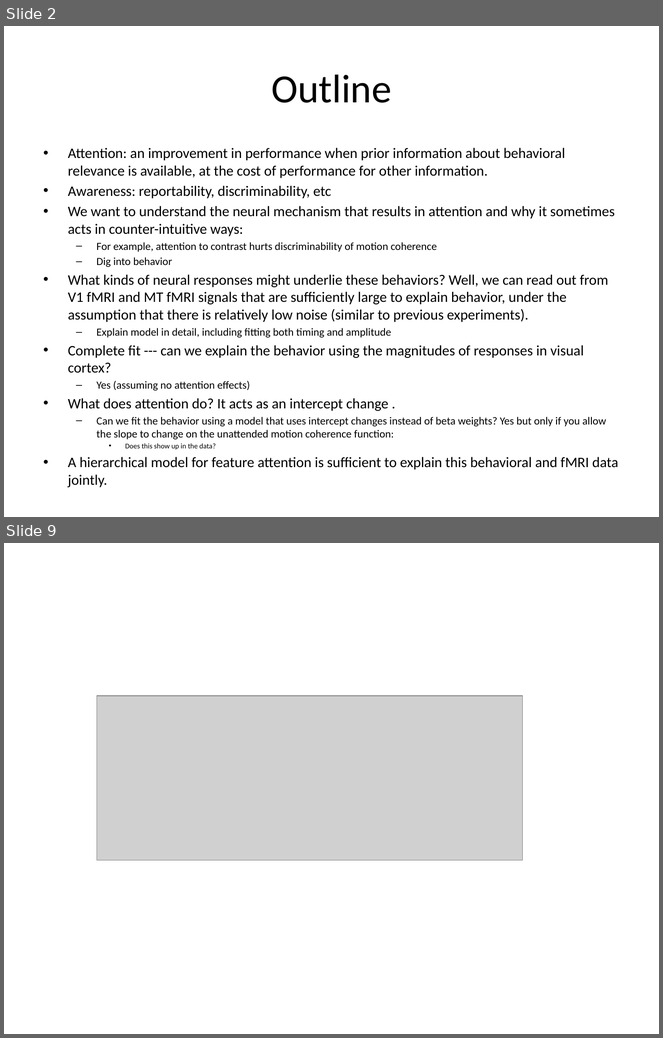
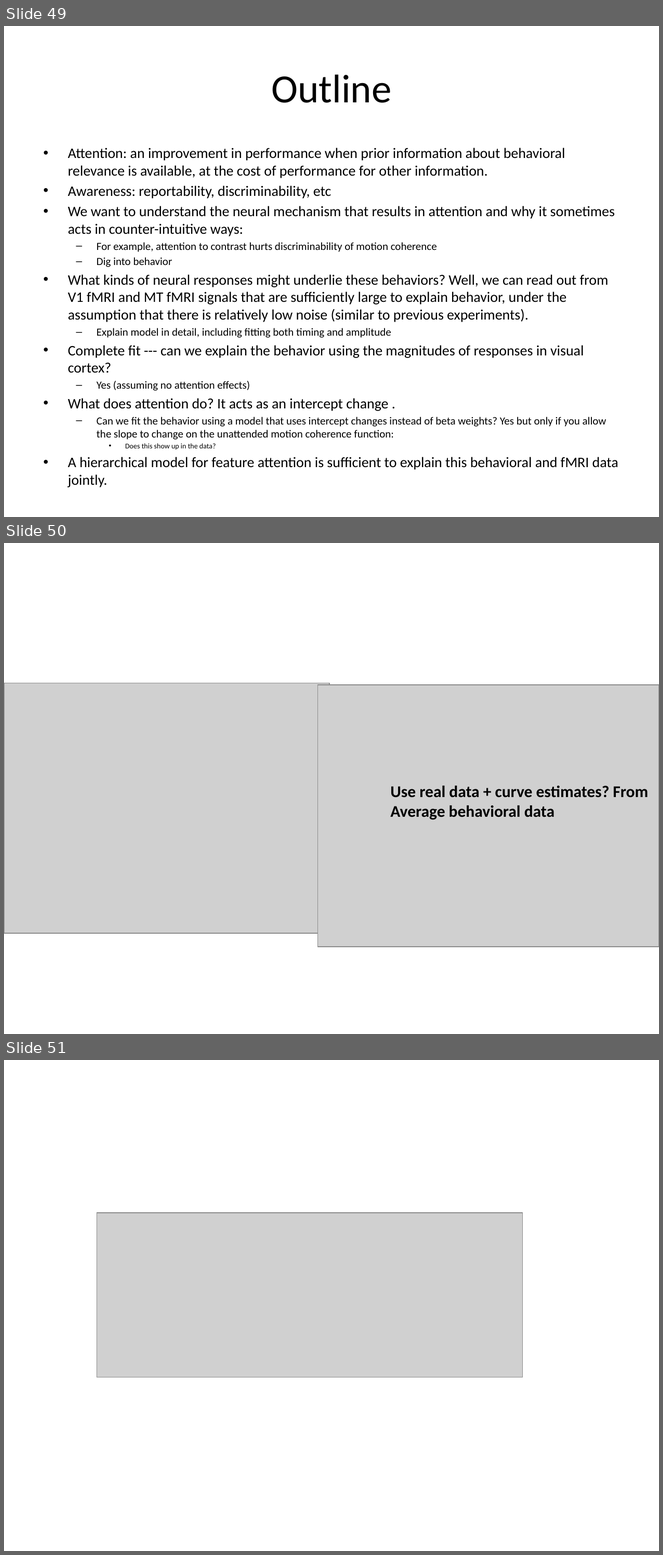
Before and after one commit to dbirman/att_awe, a slide deck: talks/20160823_mad_birman.pptx. Shown one above the other, each under a label of ours: slides 2 and 9 before the commit, slides 49, 50 and 51 after it; the slides between them are not shown. The pictures are 663x1038 and 663x1555 pixels, drawn with LibreOffice and Linux fonts; fonts in the diff are those of the drawing; grey boxes stand for pictures. Boxes give left, top, right and bottom in pixels: in the first picture for what was removed or moved away, otherwise in the second. Text is boxed around its words. In the diff, an @@ line names an element or a change of style, - is before the commit and + after.

```diff
--- a/talks/20160823_mad_birman.pptx
+++ b/talks/20160823_mad_birman.pptx
@@ slide 50 added at bbox=[4, 543, 659, 1034], background #FFFFFF @@
@@ picture added at bbox=[4, 683, 330, 934] @@
@@ picture added at bbox=[318, 685, 659, 947] @@
@@ text added at bbox=[390, 786, 648, 820], 18 pt, text #000000, bold @@
+Use real data + curve estimates? From
+Average behavioral data
@@ what was slide 2 is now slide 49 @@
@@ what was slide 9 is now slide 51 @@
```
Also in this commit, not shown: 47 other slides added, 5 slides removed, 11 other files.
